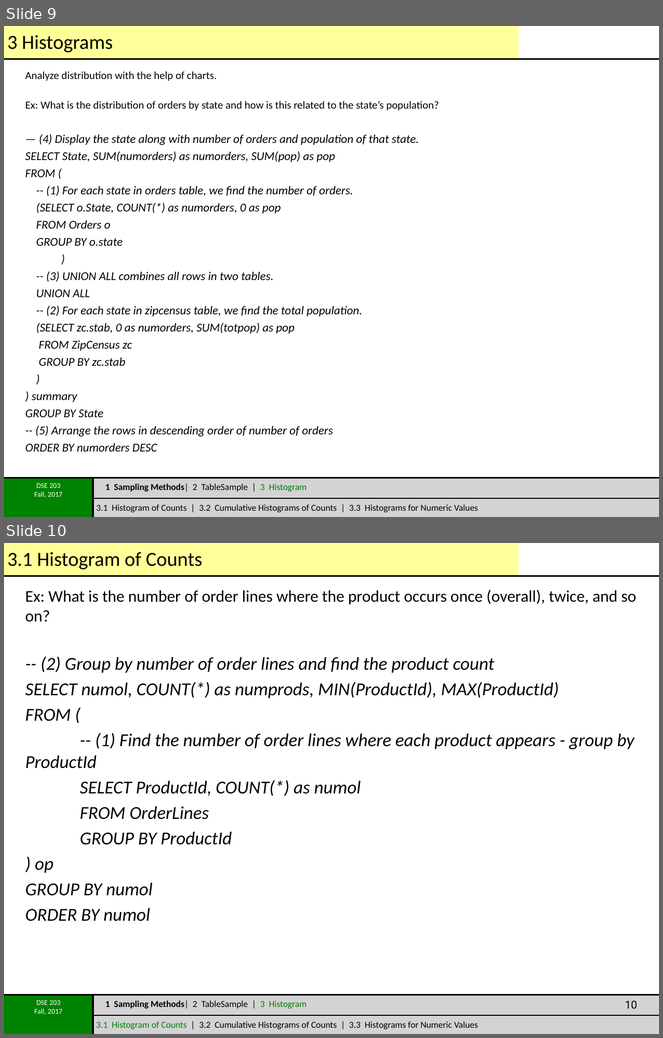
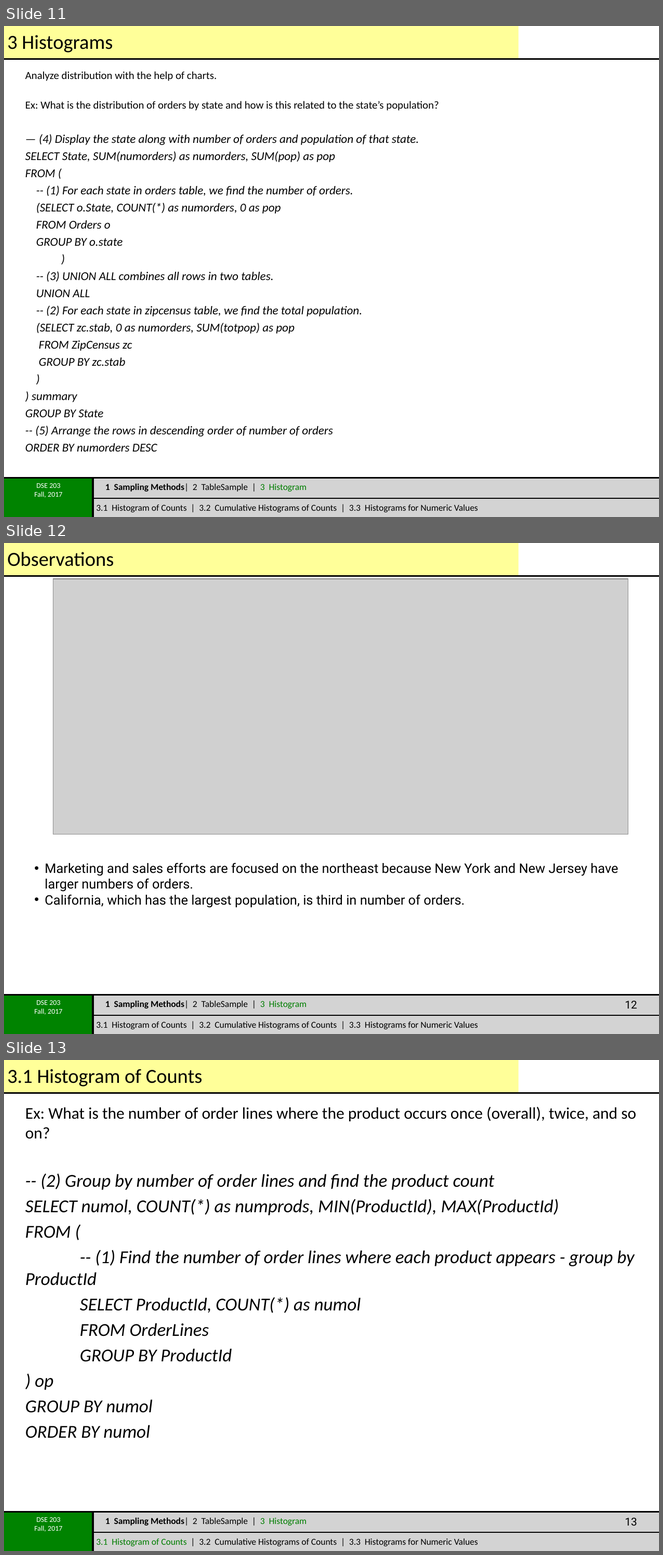
Before and after one commit to afcarl/2017FA-DSE203, a slide deck: Lectures/Lecture_1/HandsOn/BasicSQLForAnalytics.pptx. Shown one above the other, each under a label of ours: slides 9 and 10 before the commit, slides 11, 12 and 13 after it. The pictures are 663x1038 and 663x1555 pixels, drawn with LibreOffice and Linux fonts; fonts in the diff are those of the drawing; grey boxes stand for pictures; background and template pictures are left out. Boxes give left, top, right and bottom in pixels: in the first picture for what was removed or moved away, otherwise in the second. Text is boxed around its words. In the diff, an @@ line names an element or a change of style, - is before the commit and + after.

```diff
--- a/Lectures/Lecture_1/HandsOn/BasicSQLForAnalytics.pptx
+++ b/Lectures/Lecture_1/HandsOn/BasicSQLForAnalytics.pptx
@@ slide 12 added at box(4, 543, 659, 1034), background #FFFFFF; not listed: 10 template elements that a slide beside it also shows @@
@@ title added at box(7, 552, 114, 566), 22 pt, text #000000 @@
+Observations
@@ picture added at box(53, 579, 629, 835) @@
@@ text added at box(45, 863, 618, 908), 14.5 pt, text #000000 @@
+• Marketing and sales efforts are focused on the northeast because New York and New Jersey have larger numbers of orders.
+• California, which has the largest population, is third in number of orders.
@@ page number added at box(625, 1001, 637, 1009), 12 pt, text #000000 @@
+12
@@ what was slide 9 is now slide 11 @@
@@ what was slide 10 is now slide 13 @@
@@ page number at box(625, 1518, 637, 1526): text changed @@
-10
+13
```
Also in this commit, not shown: 1 slide changed, 4 other slides added.
